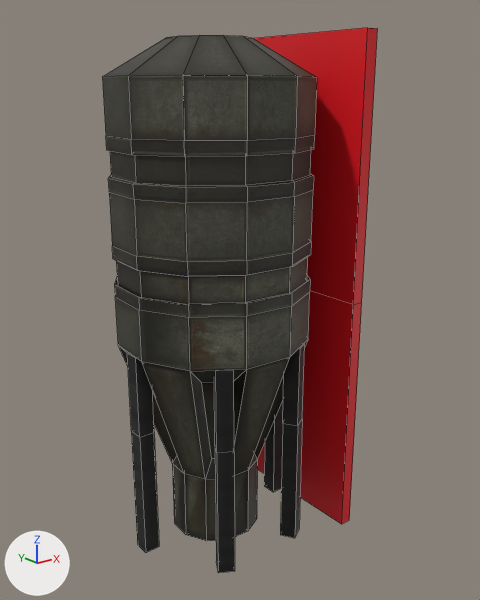
The FBX model Assets/Models/silo_tex.fbx, before and after one commit.
Rendered twice from a camera (50 mm lens) standing at (-187.45, -11.55, 10.07) and looking at (-178.47, -0.32, 5.58). Arrows for +X, +Y and +Z are at lower left; the lights stay in place. The older version comes first. Mesh edges are drawn as thin lines.
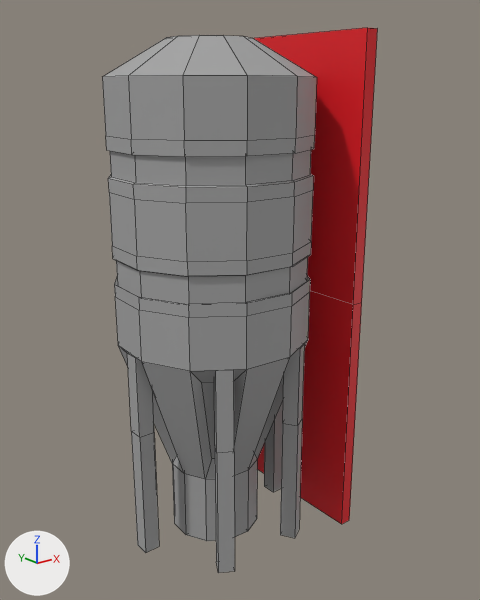
The newer file is also turned or shifted as a whole; pictures and numbers use the older file's frame.

The change, as JSON lines over the scene's bpy script:
```json
{"op": "remove", "block": "mat_silo_text", "code": "mat_silo_text.texture = img_silo_text_png"}
{"op": "add", "block": "mat_silo_text", "code": "mat_silo_text.base_color = (0.365, 0.365, 0.365)  # grey #a3a3a3"}
```

What differs and where, as boxes [x1, y1, x2, y2] in the pictures (480 x 600 px):
```json
{"object": "silo_text", "change": "surface changed", "before": [102, 35, 317, 573], "after": [102, 35, 317, 573], "on screen": "black to grey"}
```
